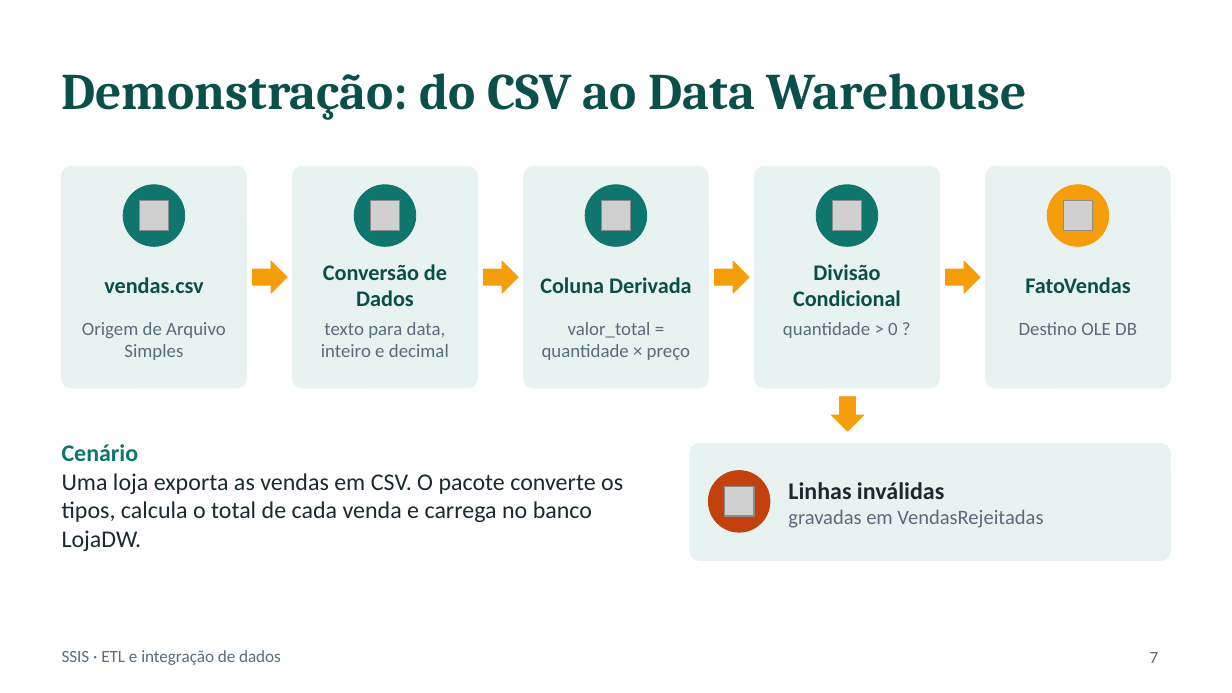
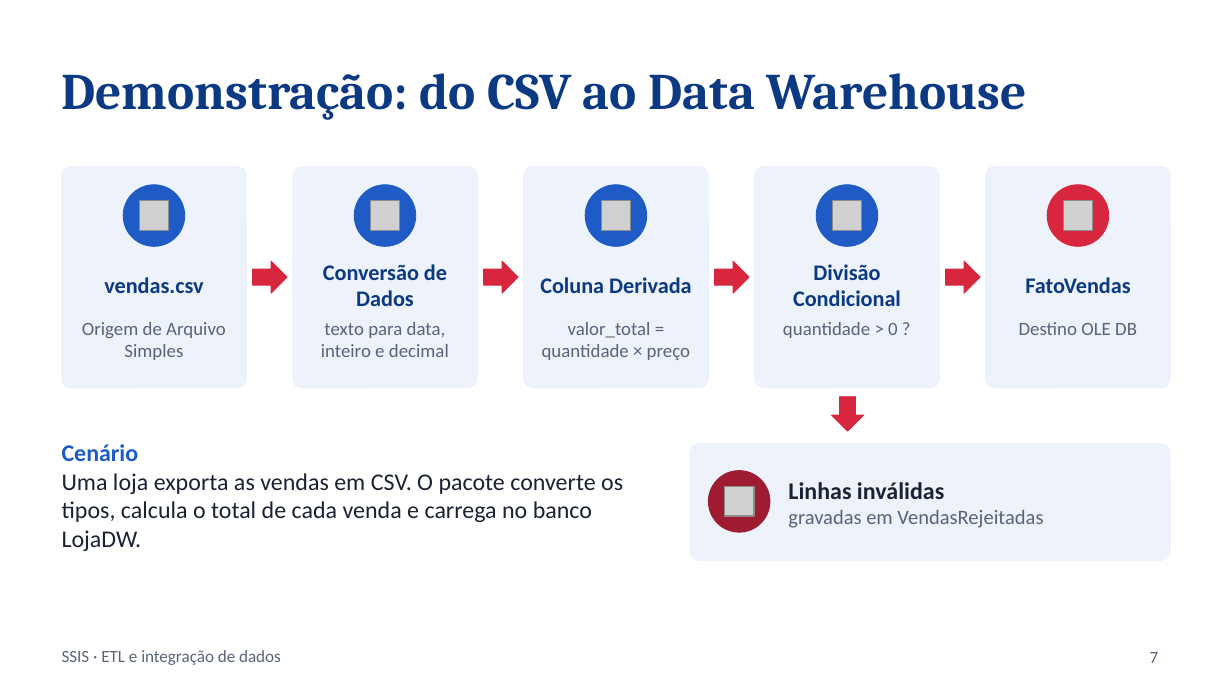
Before and after one commit to Yahnfs/Projeto-de-Analise-e-Fluxo-de-Dados-OLAP-e-ETL, a slide deck: slide 7 of Seminario_SSIS.pptx. Drawn at 1232x693 pixels with LibreOffice and Linux fonts; fonts in the diff are those of the drawing; grey boxes stand for pictures. Boxes give left, top, right and bottom in pixels: in the first picture for what was removed or moved away, otherwise in the second. Text is boxed around its words. In the diff, an @@ line names an element or a change of style, - is before the commit and + after.

```diff
--- a/Seminario_SSIS.pptx
+++ b/Seminario_SSIS.pptx
@@ fill #0F766E to #1F5BC4; outline #0F766E 0.5 pt to #1F5BC4 0.5 pt in 4 elements at [123, 185, 185, 246], [355, 185, 416, 246], [585, 185, 647, 246], [816, 185, 877, 246] @@
@@ text colour #0B4F4A to #0B3A82 in 6 elements at [62, 73, 1027, 120], [104, 277, 203, 293], [323, 264, 447, 306], [540, 277, 692, 293], [793, 264, 901, 306], [1025, 277, 1130, 293] @@
@@ fill #F59E0B to #D7263D; outline #F59E0B 0.5 pt to #D7263D 0.5 pt in 6 elements at [253, 261, 287, 293], [483, 261, 517, 293], [715, 261, 749, 293], [945, 261, 979, 293], [1047, 185, 1109, 246], [832, 397, 864, 431] @@
@@ text "Cenário" at [62, 444, 623, 551]: text colour #0F766E to #1F5BC4 in "Cenário"; text colour #1B2A2F to #1B2233 @@
@@ fill #E8F3F1 to #EDF2FB; outline #E8F3F1 0.5 pt to #EDF2FB 0.5 pt in 6 elements at [62, 166, 246, 388], [293, 166, 478, 388], [524, 166, 708, 388], [754, 166, 939, 388], [986, 166, 1170, 388], [690, 444, 1170, 561] @@
@@ ellipse at [708, 471, 770, 532]: fill #C2410C to #9E1B32; outline #C2410C 0.5 pt to #9E1B32 0.5 pt @@
```
Also in this commit, not shown: 11 other slides changed, 1 slide added.
